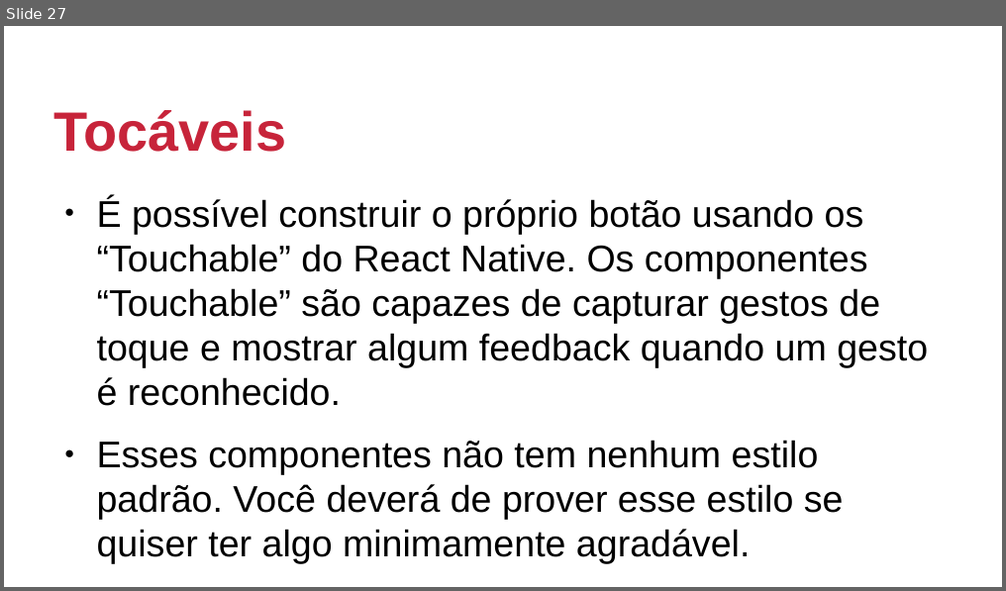
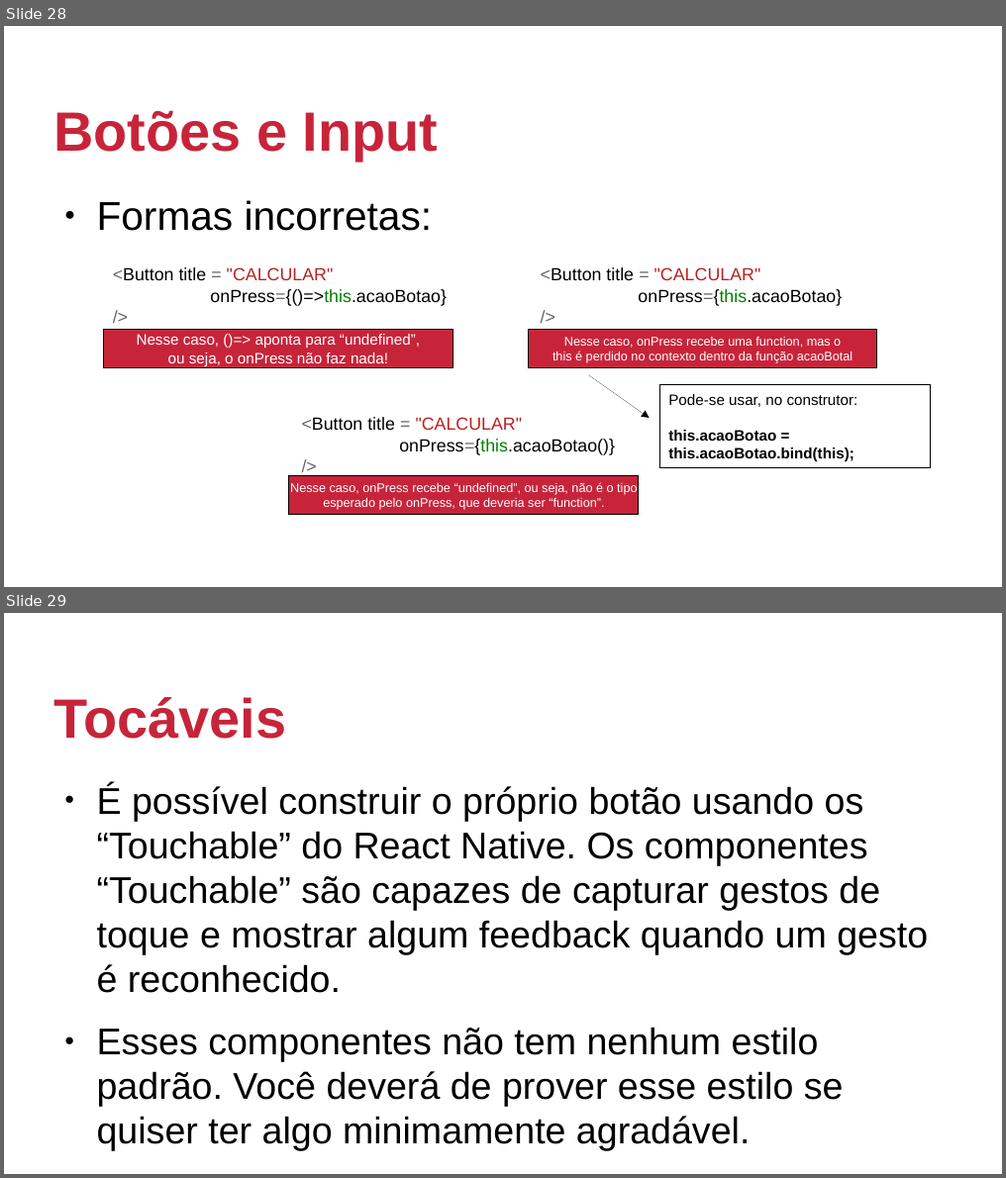
Before and after one commit to johnmagt/PIDM-2019_2, a slide deck: SLIDES/aula02.odp. Shown one above the other, each under a label of ours: slide 27 before the commit, slides 28 and 29 after it. The pictures are 1006x591 and 1006x1178 pixels, drawn with LibreOffice and Linux fonts; fonts in the diff are those of the drawing; background and template pictures are left out. Boxes give left, top, right and bottom in pixels: in the first picture for what was removed or moved away, otherwise in the second. Text is boxed around its words. In the diff, an @@ line names an element or a change of style, - is before the commit and + after.

```diff
--- a/SLIDES/aula02.odp
+++ b/SLIDES/aula02.odp
@@ slide 28 added at bbox=[4, 26, 1002, 587], background #FFFFFF; not listed: 3 template elements that a slide beside it also shows @@
@@ title added at bbox=[54, 110, 438, 161], 44 pt, text #C7243A, bold @@
+Botões e Input
@@ text added at bbox=[97, 200, 433, 231], 32 pt, text #000000 @@
+● Formas incorretas:
@@ text added at bbox=[113, 268, 447, 306], 14 pt, text #000000 @@
+<Button title = "CALCULAR"
+onPress={()=>this.acaoBotao}
+/>
@@ text added at bbox=[541, 268, 842, 306], 14 pt, text #000000 @@
+<Button title = "CALCULAR"
+onPress={this.acaoBotao}
+/>
@@ rectangle added at bbox=[104, 329, 453, 369], fill #C7243A, outline #000000 0 pt, 12 pt, text #FFFFFF @@
+Nesse caso, ()=> aponta para “undefined”,
+ou seja, o onPress não faz nada!
@@ rectangle added at bbox=[529, 329, 878, 369], fill #C7243A, outline #000000 0 pt, 10 pt, text #FFFFFF @@
+Nesse caso, onPress recebe uma function, mas o
+this é perdido no contexto dentro da função acaoBotal
@@ arrow added from (589, 375) to (649, 418), #000000 0 pt @@
@@ rectangle added at bbox=[659, 384, 931, 468], outline #000000 0 pt, 12 pt, text #000000, bold @@
+Pode-se usar, no construtor:
+this.acaoBotao = this.acaoBotao.bind(this);
@@ text added at bbox=[302, 417, 615, 456], 14 pt, text #000000 @@
+<Button title = "CALCULAR"
+onPress={this.acaoBotao()}
+/>
@@ rectangle added at bbox=[289, 476, 639, 515], fill #C7243A, outline #000000 0 pt, 10 pt, text #FFFFFF @@
+Nesse caso, onPress recebe “undefined”, ou seja, não é o tipo
+esperado pelo onPress, que deveria ser “function”.
@@ what was slide 27 is now slide 29 @@
```
Also in this commit, not shown: 32 slides changed, 1 other slide added, 6 other files.
